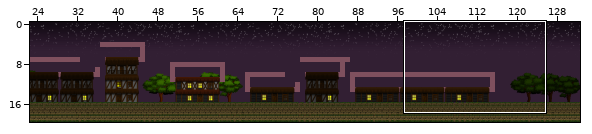
One commit to this Tiled map: Game/maps/Map3.tmx. Above: a wide view before the commit, with the close-up outlined.
Close-up. Earlier state:
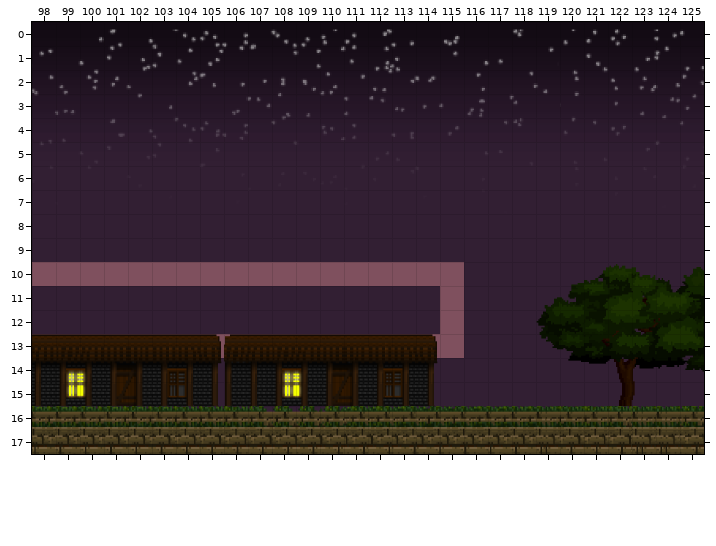
Cells are 64x64 px. Shown: x 98..125, y 0..17. The commit also changed other parts of the map, which this record leaves out.
Now the later version:
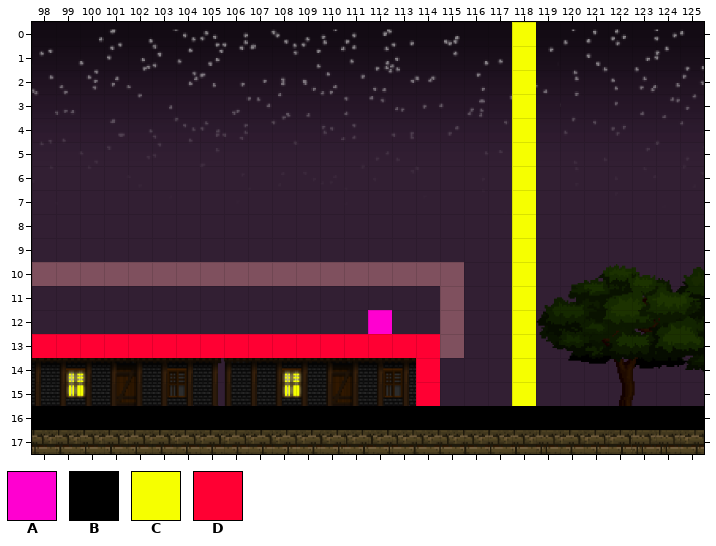
Key: from "Sprites2": A 1038, B 1086, C 1130, D 1131.
_ is an empty cell.
Tiles of an added or newly shown layer are drawn over the layers below it.
The edit:
Layer "Logic" (now shown):
Tile A is added in row 12 at x 112.
Tile B is added in row 16 at x 98 to 125.
Tile C is added in rows 0 to 15 at x 118.
Tile D is added in row 13 at x 98 to 114; in rows 14 to 15 at x 114.
Pixel boxes of the changes (left, top, right, bottom) in both close-ups:
added: (32, 22, 704, 430)
